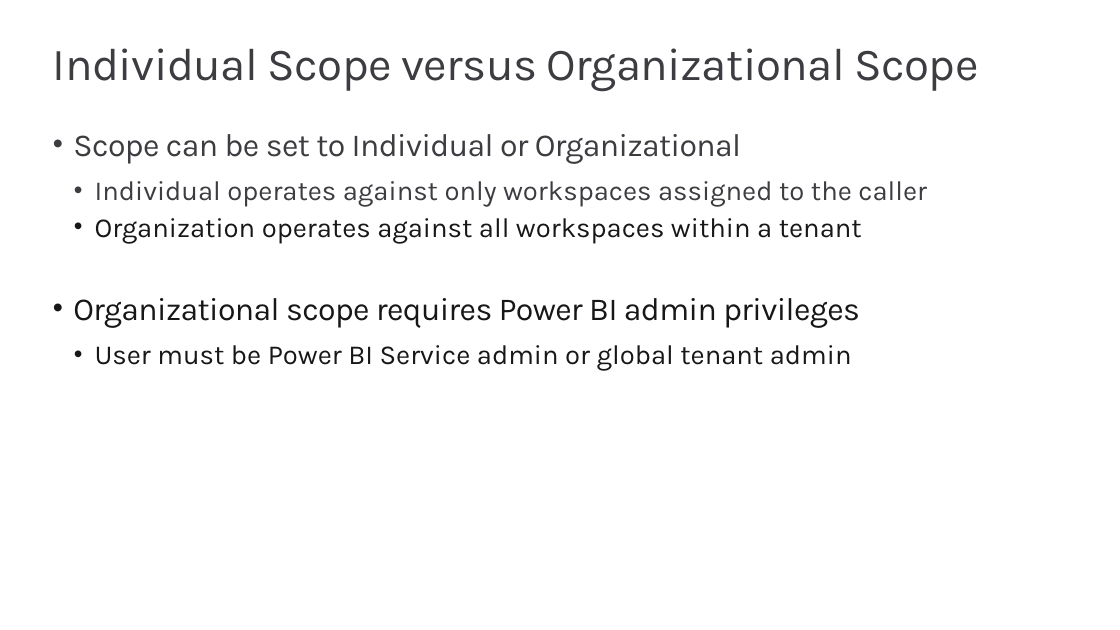
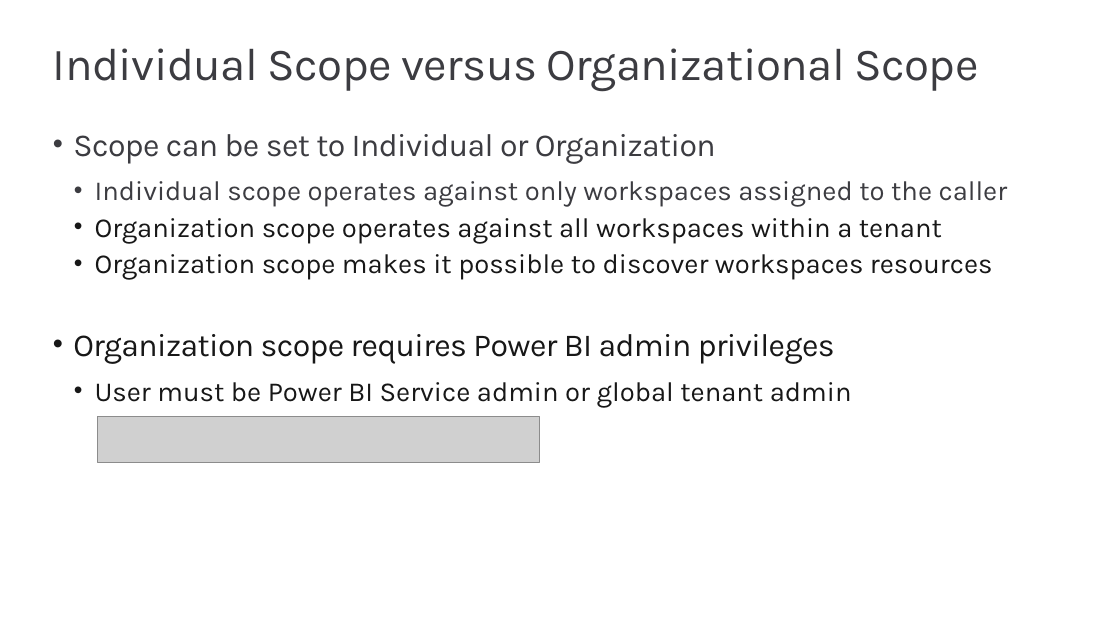
Before and after one commit to PowerBiDevCamp/Camp-Sessions, a slide deck: slide 30 of Session 02 - Writing PowerShell Script for Power BI.pptx (slide 20 before the commit). Drawn at 1120x630 pixels with LibreOffice and Linux fonts; fonts in the diff are those of the drawing; grey boxes stand for pictures; background and template pictures are left out. Boxes give left, top, right and bottom in pixels: in the first picture for what was removed or moved away, otherwise in the second. Text is boxed around its words. In the diff, an @@ line names an element or a change of style, - is before the commit and + after.

```diff
--- a/Session 02 - Writing PowerShell Script for Power BI.pptx
+++ b/Session 02 - Writing PowerShell Script for Power BI.pptx
@@ text at bbox=[73, 134, 1008, 364]: text changed @@
-• Scope can be set to Individual or Organizational
-  • Individual operates against only workspaces assigned to the caller
-  • Organization operates against all workspaces within a tenant
-• Organizational scope requires Power BI admin privileges
+• Scope can be set to Individual or Organization
+  • Individual scope operates against only workspaces assigned to the caller
+  • Organization scope operates against all workspaces within a tenant
+  • Organization scope makes it possible to discover workspaces resources
+• Organization scope requires Power BI admin privileges
@@ picture added at bbox=[97, 417, 539, 462] @@
```
Also in this commit, not shown: 17 other slides changed, 22 slides added, 14 slides removed, 1 other file.
